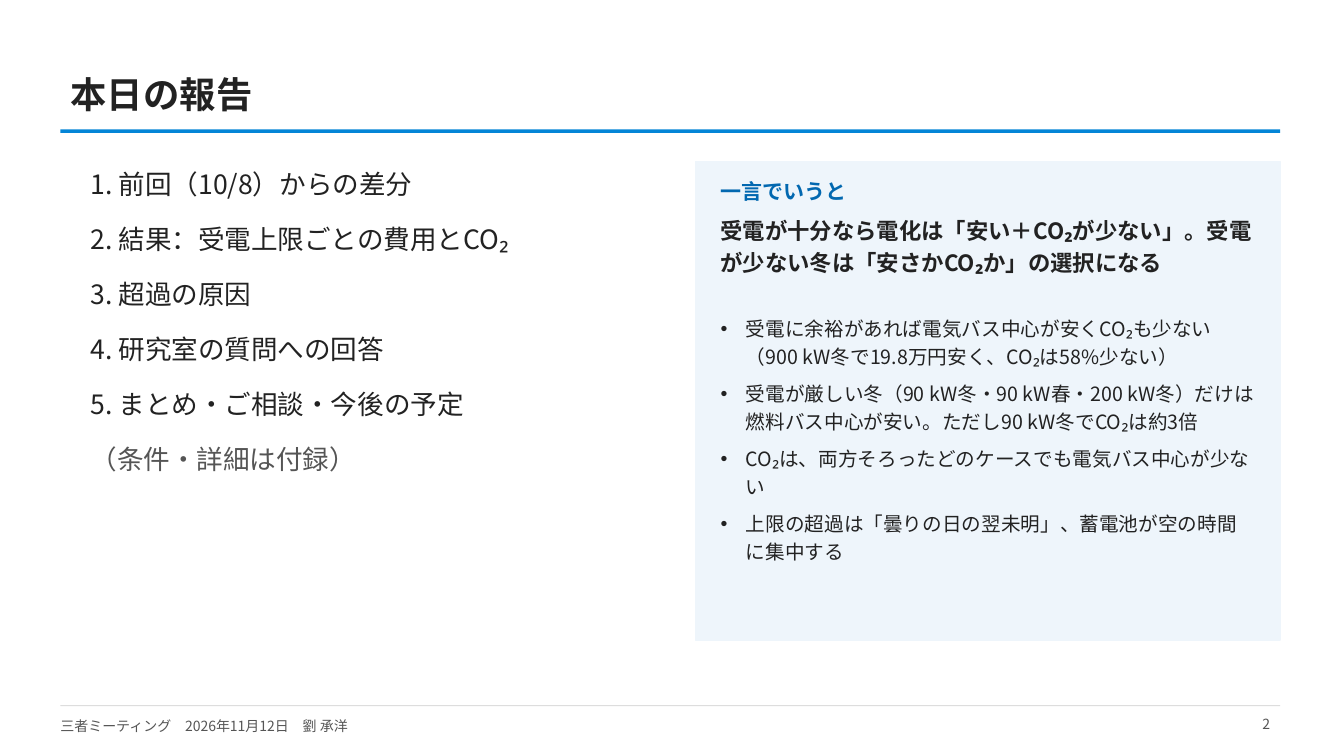
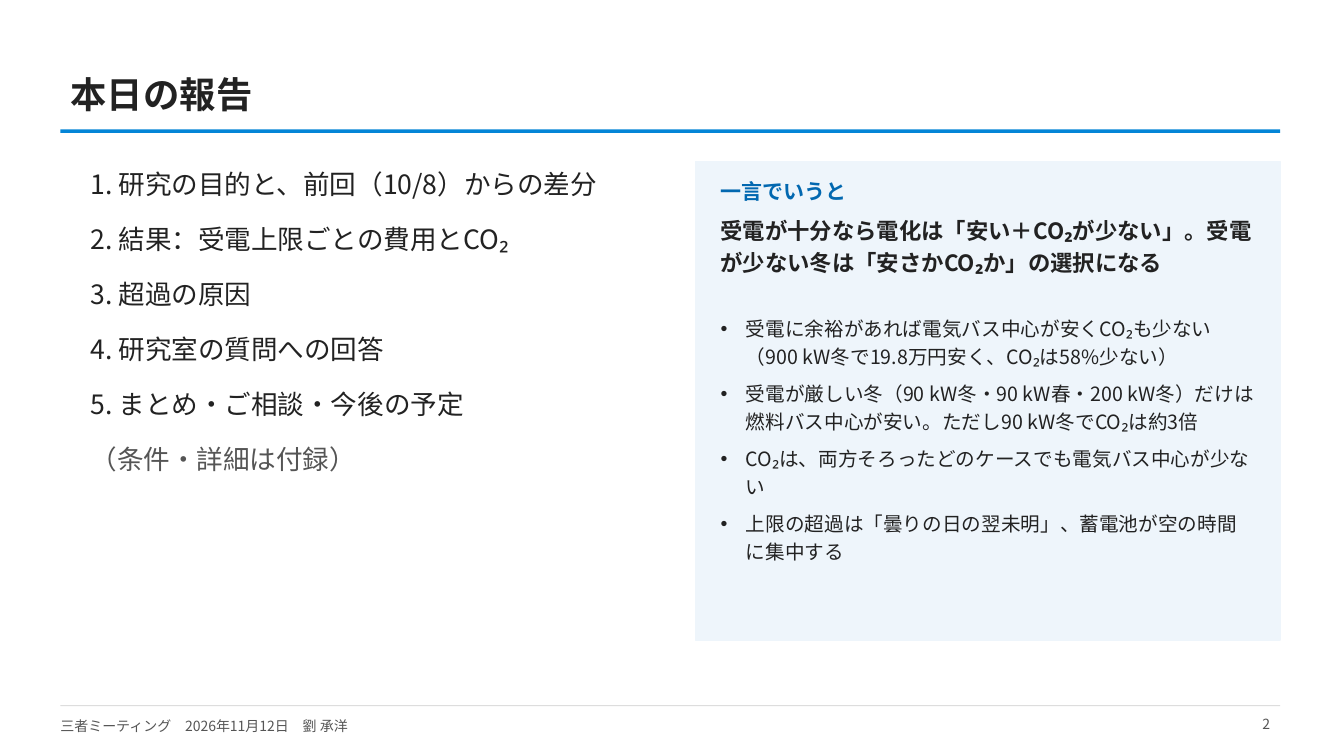
Before and after one commit to CYLIU2003/master-course, a slide deck: slide 2 of outcome/2026-11-12_three_party/three_party_20261112.pptx. Drawn at 1344x756 pixels with LibreOffice and Linux fonts; fonts in the diff are those of the drawing. Boxes give left, top, right and bottom in pixels: in the first picture for what was removed or moved away, otherwise in the second. Text is boxed around its words. In the diff, an @@ line names an element or a change of style, - is before the commit and + after.

```diff
--- a/outcome/2026-11-12_three_party/three_party_20261112.pptx
+++ b/outcome/2026-11-12_three_party/three_party_20261112.pptx
@@ text at [91,171,597,199]: text changed @@
-1. 前回（10/8）からの差分
+1. 研究の目的と、前回（10/8）からの差分
```
Also in this commit, not shown: 9 other slides changed, 5 other files.
